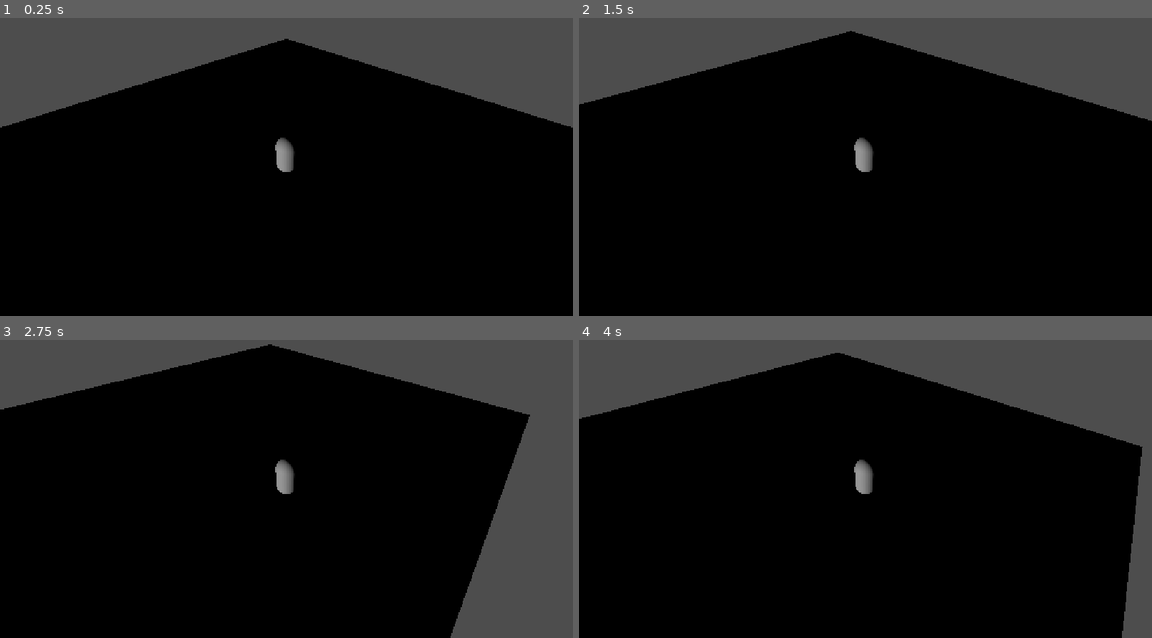
Above: before the commit, frames 1-4 (two rows, left to right).
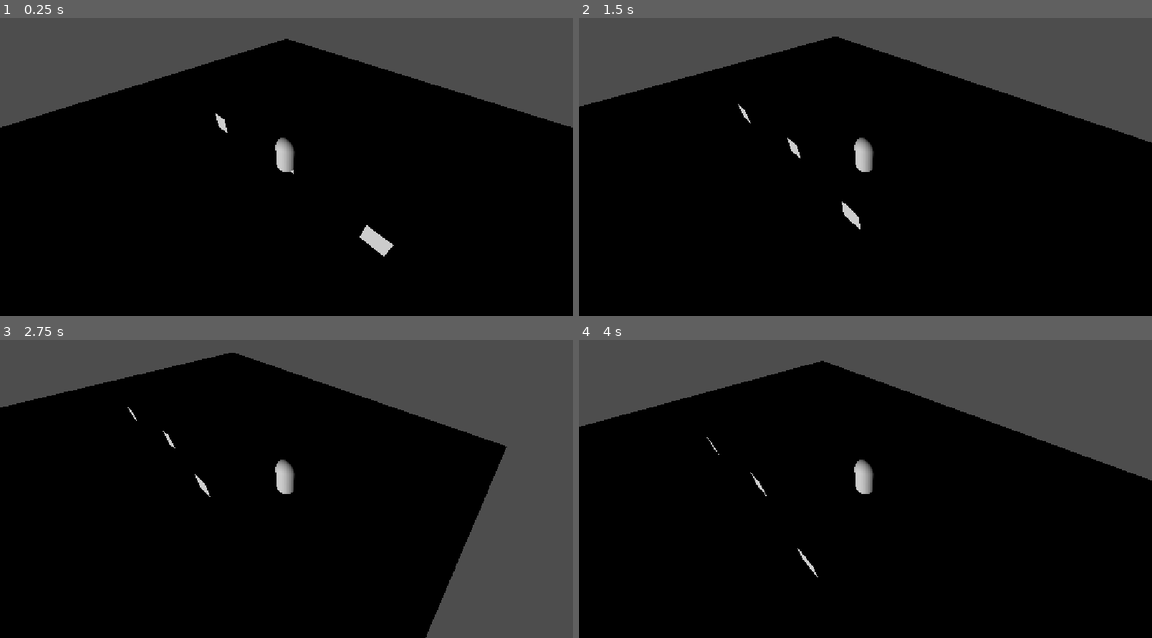
Above: after the commit, the same moments.

Repository: AdolfoBarca/MUNDO_LEYENDAS
Game: Godot game, scene res://Main.tscn
Two runs of this game, one before a commit and one after it. Both use one fixed random seed, a clock stepped at 60 frames per second and the inputs below.
Inputs:
- Up to frame 1 (0.25 s): no input
- Up to frame 2 (1.5 s): tap Enter at 0.5 s; hold D 0.53-1.28 s; hold S from 1.28 s (still down)
- Up to frame 3 (2.75 s): release S at 2.03 s; hold D from 2.03 s (still down)
- Up to frame 4 (4 s): release D at 2.78 s; hold W 2.78-3.53 s; hold A from 3.53 s (still down)

The runs differ from the first frame. In frame 1, 0.6% of the frame differs, in the area x 37-69%, y 31-81%; in frame 2, 3.6%; in frame 3, 7.3%; in frame 4, 7.3%, in the area x 0-100%, y 4-100%.

Commit message:
Movimiento isometrico y escenario de pruebas

Diff:
--- a/Heroe.gd
+++ b/Heroe.gd
@@ -4,23 +4,54 @@
 
 var gravity: float = ProjectSettings.get_setting("physics/3d/default_gravity")
 
+@onready var camera: Camera3D = get_viewport().get_camera_3d()
+
+
 func _physics_process(delta: float) -> void:
-	var input_dir := Vector3.ZERO
+	var move_dir := Vector3.ZERO
 
-	if Input.is_physical_key_pressed(KEY_W):
-		input_dir.z -= 1.0
-	if Input.is_physical_key_pressed(KEY_S):
-		input_dir.z += 1.0
-	if Input.is_physical_key_pressed(KEY_A):
-		input_dir.x -= 1.0
-	if Input.is_physical_key_pressed(KEY_D):
-		input_dir.x += 1.0
+	if camera != null:
+		var cam_forward := -camera.global_basis.z
+		var cam_right := camera.global_basis.x
 
-	if input_dir != Vector3.ZERO:
-		input_dir = input_dir.normalized()
+		# Ignoramos la inclinación vertical de la cámara.
+		cam_forward.y = 0.0
+		cam_right.y = 0.0
 
-	velocity.x = input_dir.x * move_speed
-	velocity.z = input_dir.z * move_speed
+		cam_forward = cam_forward.normalized()
+		cam_right = cam_right.normalized()
+
+		if Input.is_physical_key_pressed(KEY_W):
+			move_dir += cam_forward
+
+		if Input.is_physical_key_pressed(KEY_S):
+			move_dir -= cam_forward
+
+		if Input.is_physical_key_pressed(KEY_A):
+			move_dir -= cam_right
+
+		if Input.is_physical_key_pressed(KEY_D):
+			move_dir += cam_right
+
+	else:
+		# Movimiento básico de respaldo si no se encuentra la cámara.
+		if Input.is_physical_key_pressed(KEY_W):
+			move_dir.z -= 1.0
+
+		if Input.is_physical_key_pressed(KEY_S):
+			move_dir.z += 1.0
+
+		if Input.is_physical_key_pressed(KEY_A):
+			move_dir.x -= 1.0
+
+		if Input.is_physical_key_pressed(KEY_D):
+			move_dir.x += 1.0
+
+	if move_dir != Vector3.ZERO:
+		move_dir = move_dir.normalized()
+
+	velocity.x = move_dir.x * move_speed
+	velocity.z = move_dir.z * move_speed
 
 	if not is_on_floor():
 		velocity.y -= gravity * delta
--- a/Main.tscn
+++ b/Main.tscn
@@ -12,6 +12,8 @@
 [sub_resource type="CapsuleMesh" id="CapsuleMesh_whuy3"]
 
 [sub_resource type="CapsuleShape3D" id="CapsuleShape3D_hvlbp"]
+
+[sub_resource type="BoxMesh" id="BoxMesh_j115u"]
 
 [node name="Main" type="Node3D" unique_id=1207156844]
 
@@ -40,3 +42,21 @@
 shape = SubResource("CapsuleShape3D_hvlbp")
 
 [node name="LuzSol" type="DirectionalLight3D" parent="." unique_id=549721095]
+
+[node name="DirectionalLight3D" type="DirectionalLight3D" parent="." unique_id=71385152]
+
+[node name="Cubo1" type="MeshInstance3D" parent="." unique_id=2108780822]
+transform = Transform3D(1, 0, 0, 0, 1, 0, 0, 0, 1, 5, 0.5, 0)
+mesh = SubResource("BoxMesh_j115u")
+
+[node name="Cubo4" type="MeshInstance3D" parent="." unique_id=1030435169]
+transform = Transform3D(1, 0, 0, 0, 1, 0, 0, 0, 1, 0, 0.5, -0.5)
+mesh = SubResource("BoxMesh_j115u")
+
+[node name="Cubo3" type="MeshInstance3D" parent="." unique_id=2121614575]
+transform = Transform3D(1, 0, 0, 0, 1, 0, 0, 0, 1, 0, 0.5, 5)
+mesh = SubResource("BoxMesh_j115u")
+
+[node name="Cubo2" type="MeshInstance3D" parent="." unique_id=1896138555]
+transform = Transform3D(1, 0, 0, 0, 1, 0, 0, 0, 1, -5, 0.5, 0)
+mesh = SubResource("BoxMesh_j115u")
